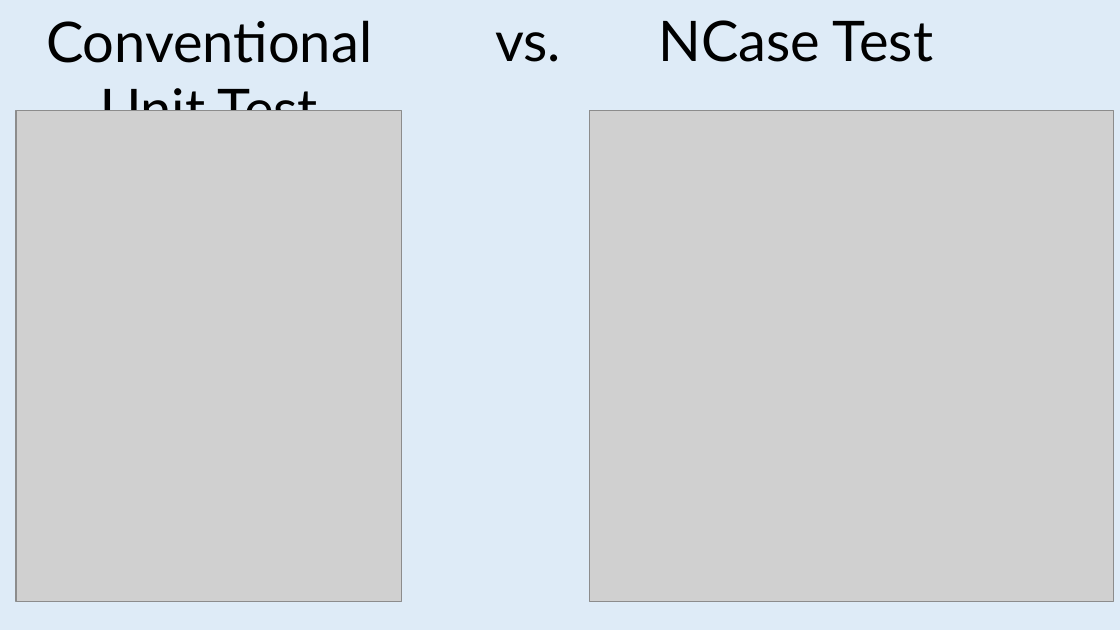
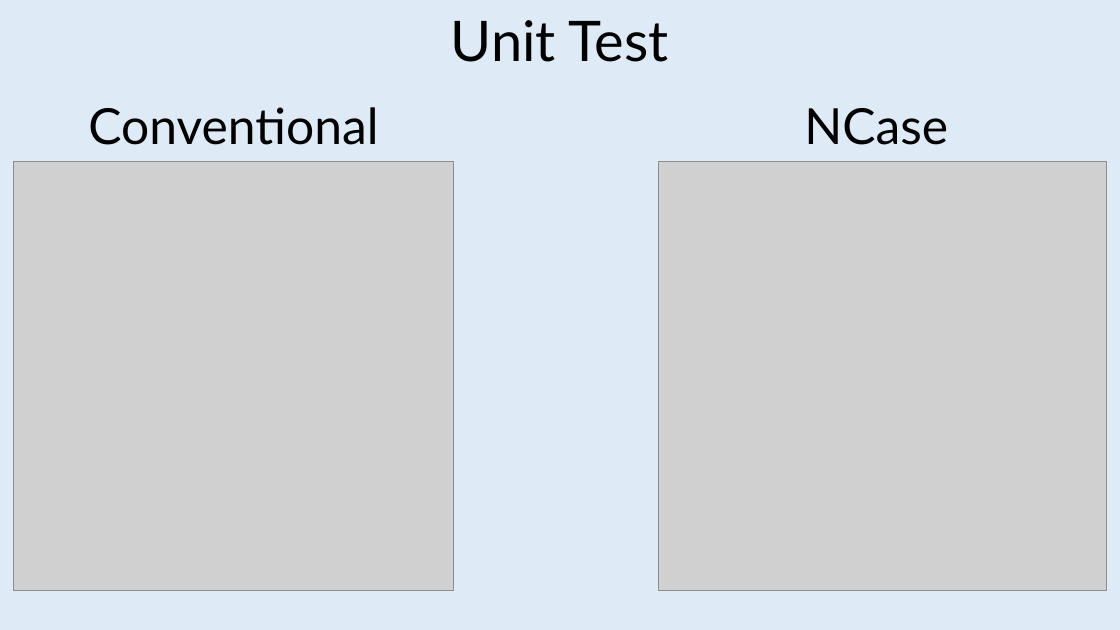
Before and after one commit to jeromerg/NCase, a slide deck: slide 2 of src/Documentation/Slides/Slides.pptx. Drawn at 1120x630 pixels with LibreOffice and Linux fonts; fonts in the diff are those of the drawing; grey boxes stand for pictures. Boxes give left, top, right and bottom in pixels: in the first picture for what was removed or moved away, otherwise in the second. Text is boxed around its words. In the diff, an @@ line names an element or a change of style, - is before the commit and + after.

Commit message:
slides

```diff
--- a/src/Documentation/Slides/Slides.pptx
+++ b/src/Documentation/Slides/Slides.pptx
@@ text added at box(451, 20, 669, 62), 36 pt, text #000000 @@
+Unit Test
@@ text removed at box(495, 32, 561, 62) @@
-vs.
@@ text at box(88, 107, 378, 145): text changed; size 36 to 32 pt @@
-Conventional Unit Test
+Conventional
@@ text at box(804, 108, 948, 145): text changed; size 36 to 32 pt @@
-NCase Test
+NCase
@@ picture: place and size @@
-picture at box(16, 110, 401, 600)
+picture at box(13, 161, 454, 591)
@@ picture: place and size @@
-picture at box(589, 110, 1113, 600)
+picture at box(659, 161, 1107, 591)
```
Also in this commit, not shown: 2 other slides changed, 4 slides added, 1 slide removed, 2 other files.
